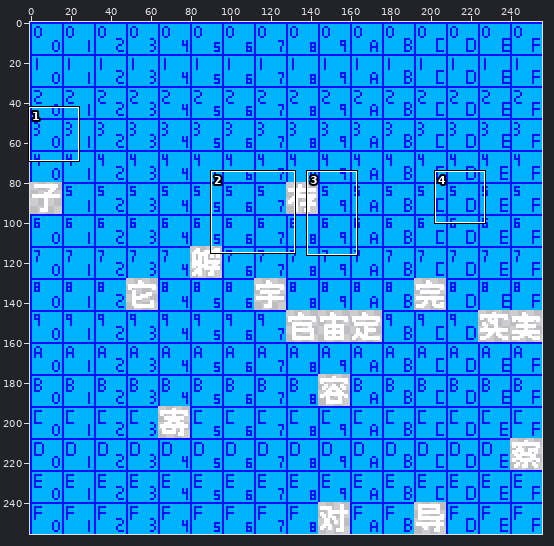
File history of a sprite sheet, assets/base/font/cosmic-reach-font-5B00.png. Above, an overview of the earlier version with the close-up marked.
Close-up. The starting point:
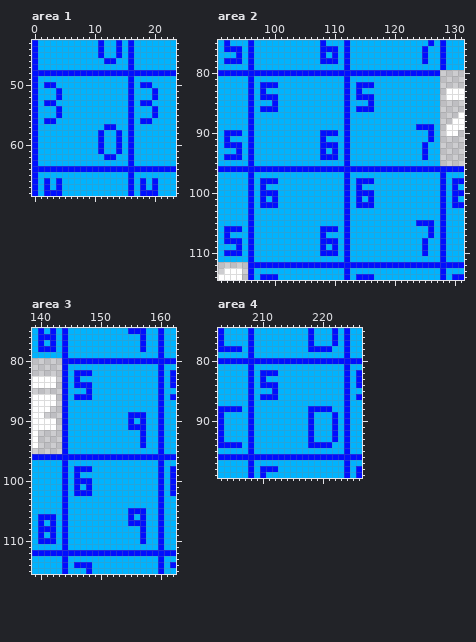
The file is 256x256 pixels. Shown: area 1: x 0..23, y 43..68; area 2: x 91..131, y 75..114; area 3: x 139..162, y 75..115; area 4: x 203..226, y 75..99. The commit also changed other parts of the picture, which this record leaves out.
New version:
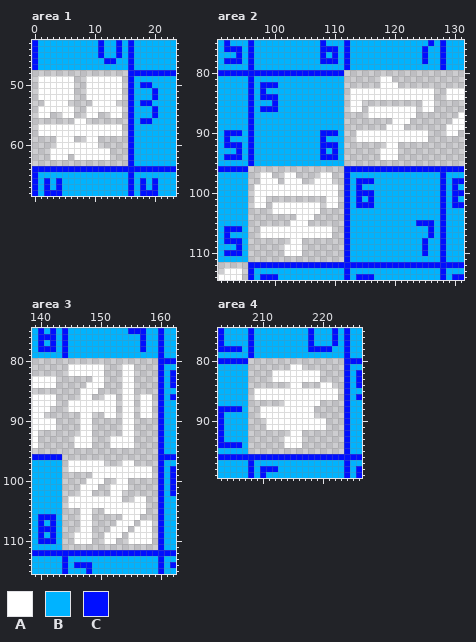
Palette (. is transparent): A #ffffff  B #00b3ff  C #000fff
Difference:
Changed rows in their new state; - is an unchanged pixel.
Area 1:
first column x 0:
48 ................
49 .AAAAAA..AAAAAA.
50 .AAAAAA..AAAAAA.
51 .AAAAAA..AAAAAA.
52 .AAAAAA..AAAAAA.
53 ..AAAA....AAAA..
54 .AAAAAA..AAAAAA.
55 .AA..AA..AA..AA.
56 .......AA.......
57 .AAAAAAAAAAAAAA.
58 .AAAAAAAAAAAAAA.
59 ....AAA..AA.....
60 ....AAAAAAA.....
61 ...AAAAAAAAAA...
62 ...AAA.AAAAAA...
63 ................
Area 2:
first column x 96:
 80 ----------------................
 81 ----------------......AA........
 82 ----------------......AAA.......
 83 ----------------.AAAAAAAAAAAAAA.
 84 ----------------.AAAAAAAAAAAAAA.
 85 ----------------.AA..........AA.
 86 ----------------.AA.AAAAAAAA.AA.
 87 ----------------....AAAAAAAA....
 88 ----------------........AAA.....
 89 ----------------.......AAA......
 90 ----------------..AAAAAAAAAAAA..
 91 ----------------..AAAAAAAAAAAA..
 92 ----------------.......AA.......
 93 ----------------......AAA.......
 94 ----------------......AAA.......
 95 ----------------................
 96 ................----------------
 97 ..AA..AA....AA..----------------
 98 ..AAA.AAA..AAA..----------------
 99 .AAAAAAAAAAAAAA.----------------
100 .AAAAAAAAAAAAAA.----------------
101 .AA..........AA.----------------
102 .AA.AAAAAAAA.AA.----------------
103 ....AAAAAAAA....----------------
104 ........AAA.....----------------
105 .......AAA......----------------
106 ..AAAAAAAAAAAA..----------------
107 ..AAAAAAAAAAAA..----------------
108 .......AA.......----------------
109 ......AAA.......----------------
110 ......AAA.......----------------
111 ................----------------
Area 3:
first column x 144:
 80 ................
 81 .AAAAAA...AA....
 82 .AAAAAA...AA....
 83 .....AA...AA....
 84 ....AAA...AA....
 85 ...AAA....AA....
 86 ...AA..AA.AA.AA.
 87 .AAAAAAAA.AA.AA.
 88 .AAAAAAAA.AA.AA.
 89 ...AA..AA.AA.AA.
 90 ...AA.....AA....
 91 ...AA.....AA....
 92 ...AA.....AA....
 93 ..AAA...AAAA....
 94 ..AAA...AAAA....
 95 ................
 96 ................
 97 .AAAAAA...AA....
 98 .AAAAAAAAAAAAAA.
 99 .....AAAAAAAAAA.
100 ....AAA..AA.....
101 ...AAA..AAA.....
102 ...AA...AA......
103 .AAAAAAAAA..AA..
104 .AAAAAAAAAAAAA..
105 ...AA..AAAAAAA..
106 ...AA.....AAA...
107 ...AA....AAA.AA.
108 ...AA...AAA.AAA.
109 ..AAA..AAA.AAAA.
110 ..AAA..AA..AAAA.
111 ................
Area 4:
first column x 208:
 80 ................
 81 .......AA.......
 82 ....AAAAAAAA....
 83 ....AAAAAAAA....
 84 .......AA...AA..
 85 .AAAAAAAAAAAAAA.
 86 .AAAAAAAAAAAAAA.
 87 ......AAAAAA....
 88 ..AAAAAAAAA.....
 89 ..AAAAAAAAA.....
 90 ...AAAAAAAAAA...
 91 ...AAAAAAAAAA...
 92 .......AA.......
 93 ......AAA.......
 94 ......AAA.......
 95 ................
Changed places in both close-ups, as pixel boxes (x1, y1, x2, y2):
changed: (32, 70, 128, 166)
changed: (248, 70, 440, 262)
changed: (62, 358, 158, 550)
changed: (248, 358, 344, 454)
